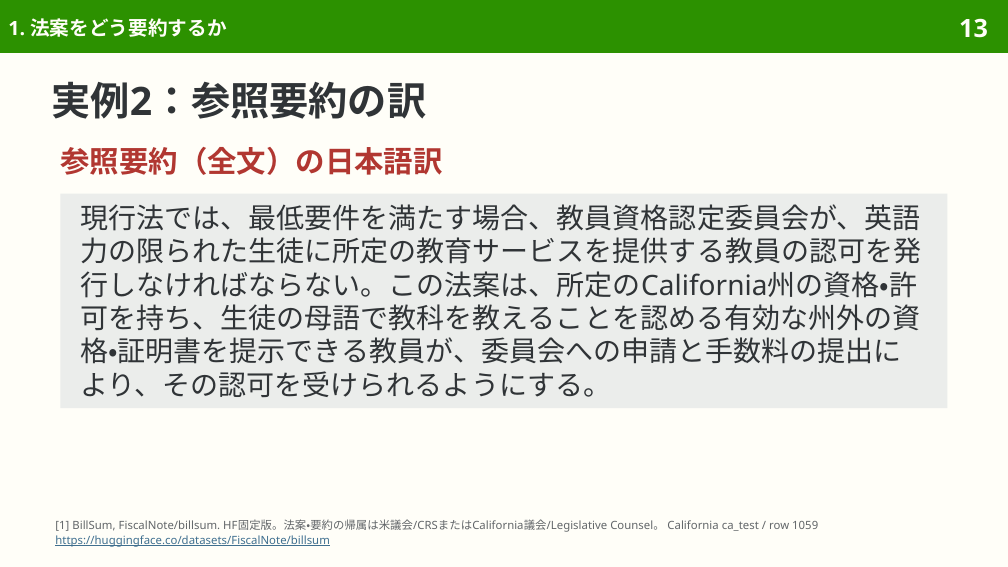
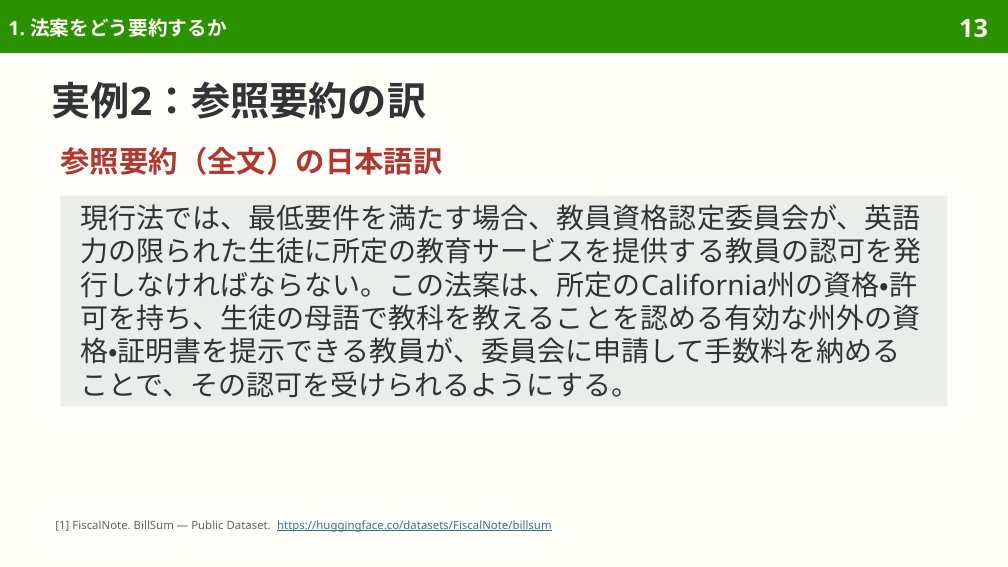
Before and after one commit to sasakiy84/datasets-in-10-minutes, a slide deck: slide 13 of slides/datasets-in-10-minutes-billsum.pptx. Drawn at 1008x567 pixels with LibreOffice and Linux fonts; fonts in the diff are those of the drawing. Boxes give left, top, right and bottom in pixels: in the first picture for what was removed or moved away, otherwise in the second. Text is boxed around its words. In the diff, an @@ line names an element or a change of style, - is before the commit and + after.

Commit message:
Clarify BillSum Japanese and preserve legal conditions in translated examples

```diff
--- a/slides/datasets-in-10-minutes-billsum.pptx
+++ b/slides/datasets-in-10-minutes-billsum.pptx
@@ text in rectangle at <box>80,204,921,397</box>: text changed @@
-現行法では、最低要件を満たす場合、教員資格認定委員会が、英語力の限られた生徒に所定の教育サービスを提供する教員の認可を発行しなければならない。この法案は、所定のCalifornia州の資格・許可を持ち、生徒の母語で教科を教えることを認める有効な州外の資格・証明書を提示できる教員が、委員会への申請と手数料の提出により、その認可を受けられるようにする。
+現行法では、最低要件を満たす場合、教員資格認定委員会が、英語力の限られた生徒に所定の教育サービスを提供する教員の認可を発行しなければならない。この法案は、所定のCalifornia州の資格・許可を持ち、生徒の母語で教科を教えることを認める有効な州外の資格・証明書を提示できる教員が、委員会に申請して手数料を納めることで、その認可を受けられるようにする。
@@ text at <box>55,520,551,532</box>: text changed; text colour #626669 to #3F6F8F @@
-[1] BillSum, FiscalNote/billsum. HF固定版。法案・要約の帰属は米議会/CRSまたはCalifornia議会/Legislative Counsel。 California ca_test / row 1059
-https://huggingface.co/datasets/FiscalNote/billsum
+[1] FiscalNote. BillSum — Public Dataset. https://huggingface.co/datasets/FiscalNote/billsum
```
Also in this commit, not shown: 57 other slides changed, 2 slides removed, 35 other files.
